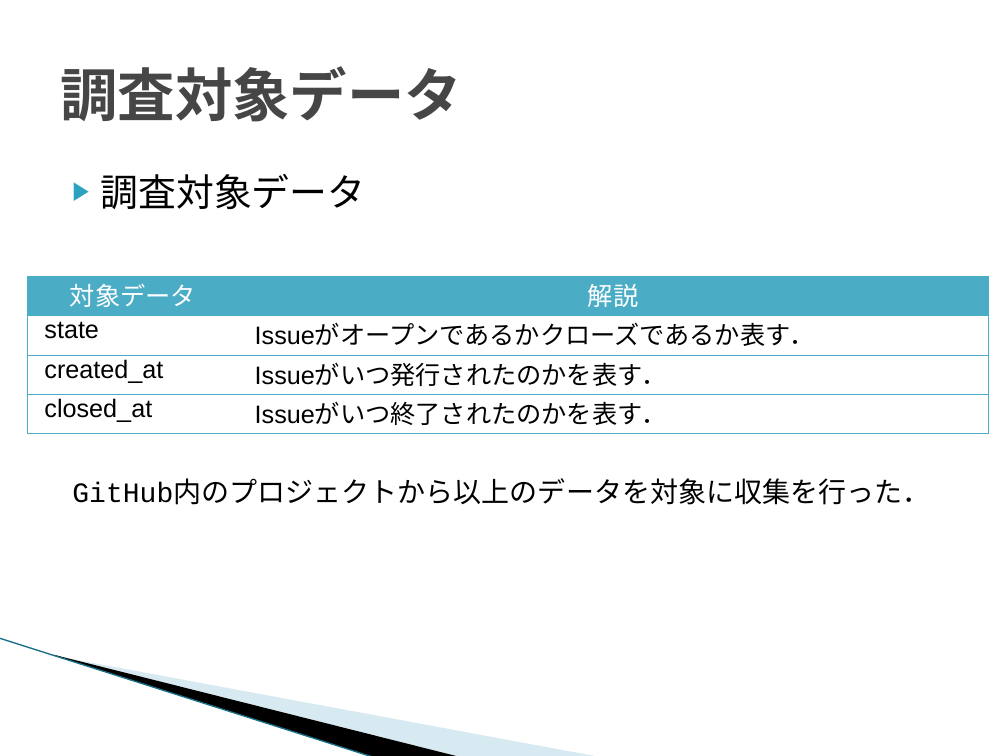
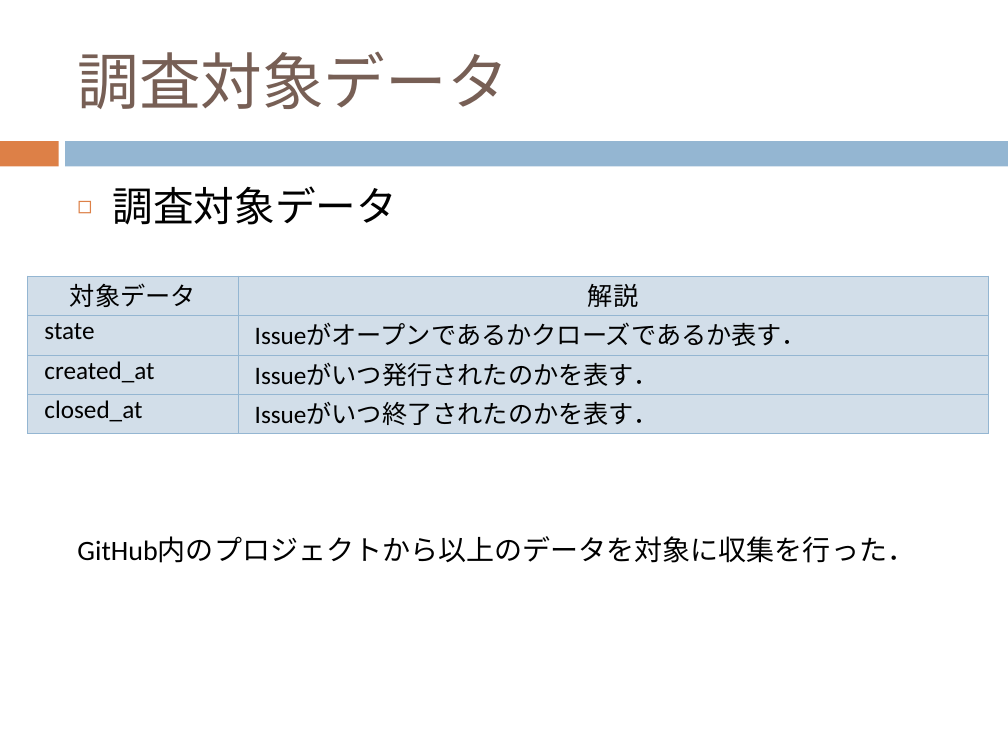
Before and after one commit to keimatsui/kadai, a slide deck: slide 10 of 卒業論文/2012/久保孝樹/最終発表/最終発表.pptx (slide 11 before the commit). Drawn at 1008x756 pixels with LibreOffice and Linux fonts; fonts in the diff are those of the drawing; background and template pictures are left out. Boxes give left, top, right and bottom in pixels: in the first picture for what was removed or moved away, otherwise in the second. Text is boxed around its words. In the diff, an @@ line names an element or a change of style, - is before the commit and + after.

```diff
--- a/卒業論文/2012/久保孝樹/最終発表/最終発表.pptx
+++ b/卒業論文/2012/久保孝樹/最終発表/最終発表.pptx
@@ title "調査対象データ": place and size @@
-title "調査対象データ" at (60, 66, 462, 122)
+title "調査対象データ" at (77, 52, 508, 109)
@@ title "調査対象データ" at (77, 52, 508, 109): size 41 to 44 pt, font Courier New to Calibri, text colour #464646 to #775F55, bold off @@
@@ rectangle added at (0, 141, 58, 166), fill #DD8047 @@
@@ rectangle added at (66, 141, 1008, 166), fill #94B6D2 @@
@@ text "調査対象データ": place and size @@
-text "調査対象データ" at (72, 174, 930, 505)
+text "調査対象データ" at (77, 186, 915, 563)
@@ text "調査対象データ" at (77, 186, 915, 563): size 27 to 29 pt in "調査対象データ"; font Courier New to Calibri; bullet ▶ to ◻; more space between paragraphs; bullet colour #2DA2BF to #DD8047; indent changed @@
@@ table at (28, 276, 989, 433) @@
@@ fill #4BACC6 to none in row 1 @@
@@ font Arial to Calibri @@
@@ text colour #FFFFFF to #000000 in "対象データ", "解説" @@
@@ borders changed @@
@@ line removed from (0, 638) to (374, 756) @@
@@ freeform shape removed at (53, 654, 461, 756) @@
@@ freeform shape removed at (55, 655, 600, 756) @@
```
Also in this commit, not shown: 17 other slides changed, 4 slides added, 5 slides removed.
